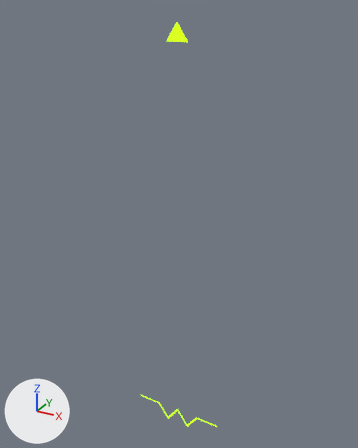
The FBX model Assets/UdonSpaceVehicles/SampleAssets/FBXs/HUDFixed.fbx as it was, and as the next commit left it.
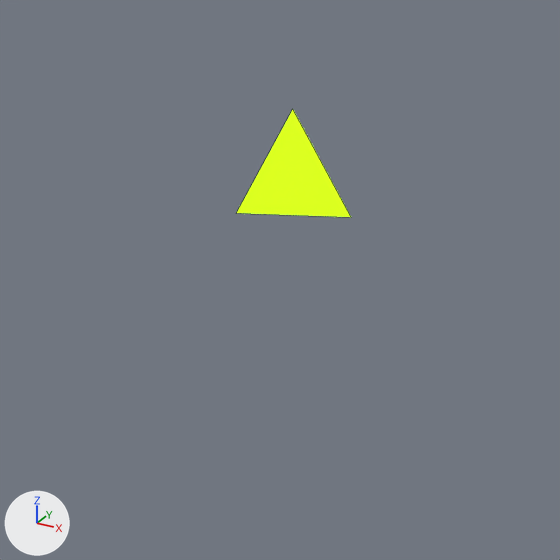
There are two pictures of each version: one whole from a camera (50 mm lens) standing at (0.404, -0.728, 0.811) and looking at (-0.017, 0.037, 0.429), one close up on the part from 34% to 64% of the width and 0% to 24% of the height. The lights are fixed; the arrows at lower left show +X, +Y and +Z. The close-ups show mesh edges as thin lines. Where no turn or scale is listed for an object, it has been applied to the vertices.

The first close-up shows 'HUDFixed'.
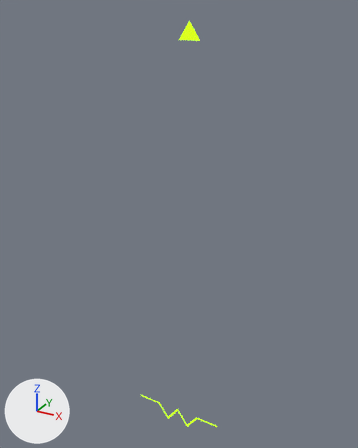
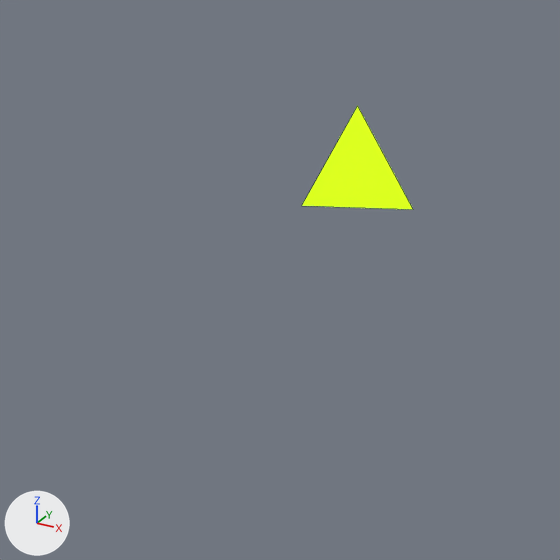
The change, as JSON lines over the scene's bpy script:
```json
{"block": "me_hudfixed", "where": "me_hudfixed.from_pydata(...)  # 17 vertices, 13 faces; spans x -0.095..0.095, y 0.0, z -0.035..0.79"}
{"block": "me_hudfixed", "where": "# used by ob_hudfixed; location = (0.0, 0.0, 0.0)"}
{"block": "me_hudfixed", "change": "me_hudfixed part 1: the loose piece of 3 vertices spanning x -0.02..0.02, y 0.0, z 0.76..0.79 is moved by (0.0, 0.042, 0.0)"}
```

Changed parts and their boxes [x1, y1, x2, y2] in the close-ups (560 x 560 px):
```json
{"object": "HUDFixed", "change": "reshaped", "before": [237, 110, 351, 217], "after": [302, 106, 413, 209]}
```
